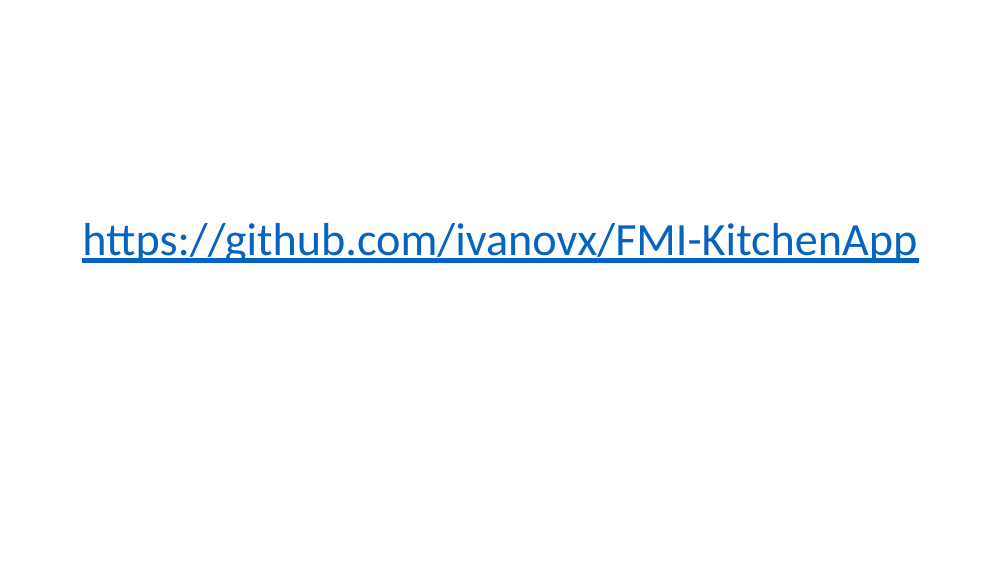
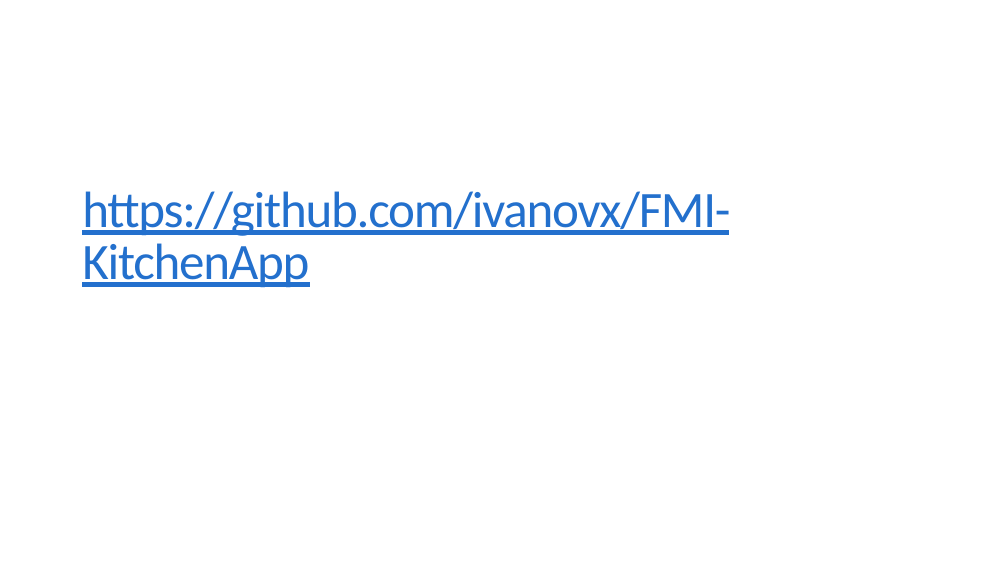
Before and after one commit to ivanovx/FMI-KitchenApp, a slide deck: slide 2 of project/docs/Presentation.pptx. Drawn at 1008x567 pixels with LibreOffice and Linux fonts; fonts in the diff are those of the drawing. Boxes give left, top, right and bottom in pixels: in the first picture for what was removed or moved away, otherwise in the second. Text is boxed around its words. In the diff, an @@ line names an element or a change of style, - is before the commit and + after.

```diff
--- a/project/docs/Presentation.pptx
+++ b/project/docs/Presentation.pptx
@@ title "https://github.com/ivanovx/FMI-KitchenApp" at box(82, 191, 730, 288): size 44 to 48.6 pt, text colour #0563C1 to #2370CD, letter spacing 0 to -1.2 pt; line spacing 0.9 to 0.85 @@
```
Also in this commit, not shown: 6 other slides changed, 2 other files.
